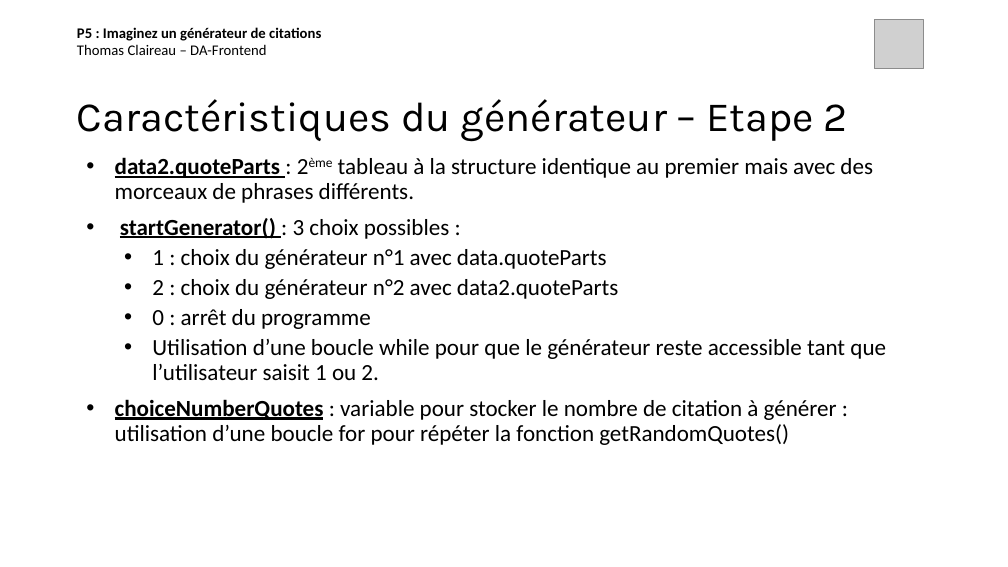
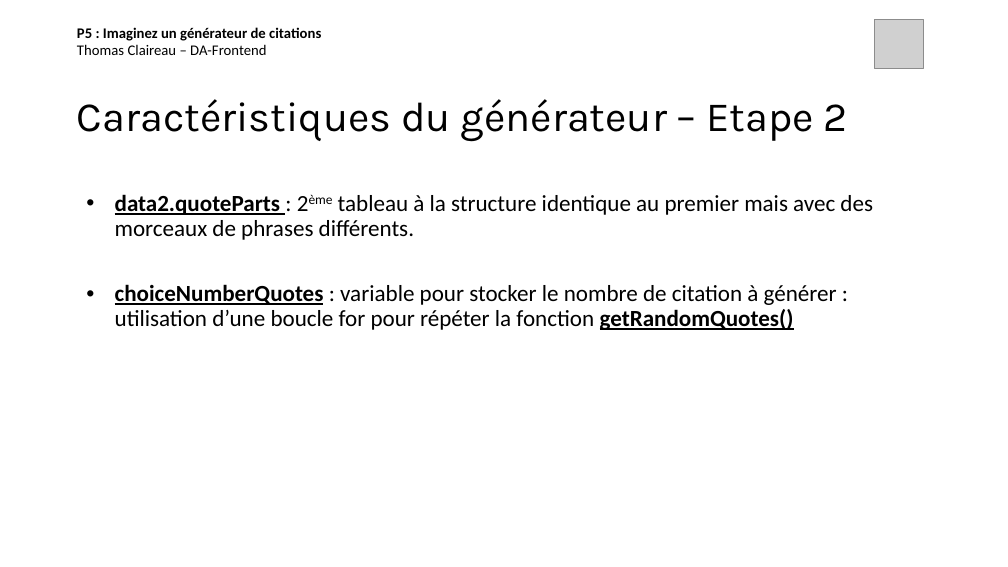
Before and after one commit to thomas-claireau/P5-Openclassrooms, a slide deck: slide 6 of Présentation P5 - OpenClassrooms.pptx (slide 5 before the commit). Drawn at 1008x567 pixels with LibreOffice and Linux fonts; fonts in the diff are those of the drawing; grey boxes stand for pictures. Boxes give left, top, right and bottom in pixels: in the first picture for what was removed or moved away, otherwise in the second. Text is boxed around its words. In the diff, an @@ line names an element or a change of style, - is before the commit and + after.

```diff
--- a/Présentation P5 - OpenClassrooms.pptx
+++ b/Présentation P5 - OpenClassrooms.pptx
@@ text "data2.quoteParts : 2ème tableau à ...": place and size @@
-text "data2.quoteParts : 2ème tableau à ..." at <box>115,157,886,445</box>
+text "data2.quoteParts : 2ème tableau à ..." at <box>115,194,873,330</box>
@@ text at <box>120,218,886,380</box>: paragraphs removed @@
-• startGenerator() : 3 choix possibles :
-  • 1 : choix du générateur n°1 avec data.quoteParts
-  • 2 : choix du générateur n°2 avec data2.quoteParts
-  • 0 : arrêt du programme
-  • Utilisation d’une boucle while pour que le générateur reste accessible tant que l’utilisateur saisit 1 ou 2.
@@ text at <box>115,284,837,330</box>: bold on, underline on in "getRandomQuotes()" @@
```
Also in this commit, not shown: 1 other slide changed, 2 slides added, 28 other files.
